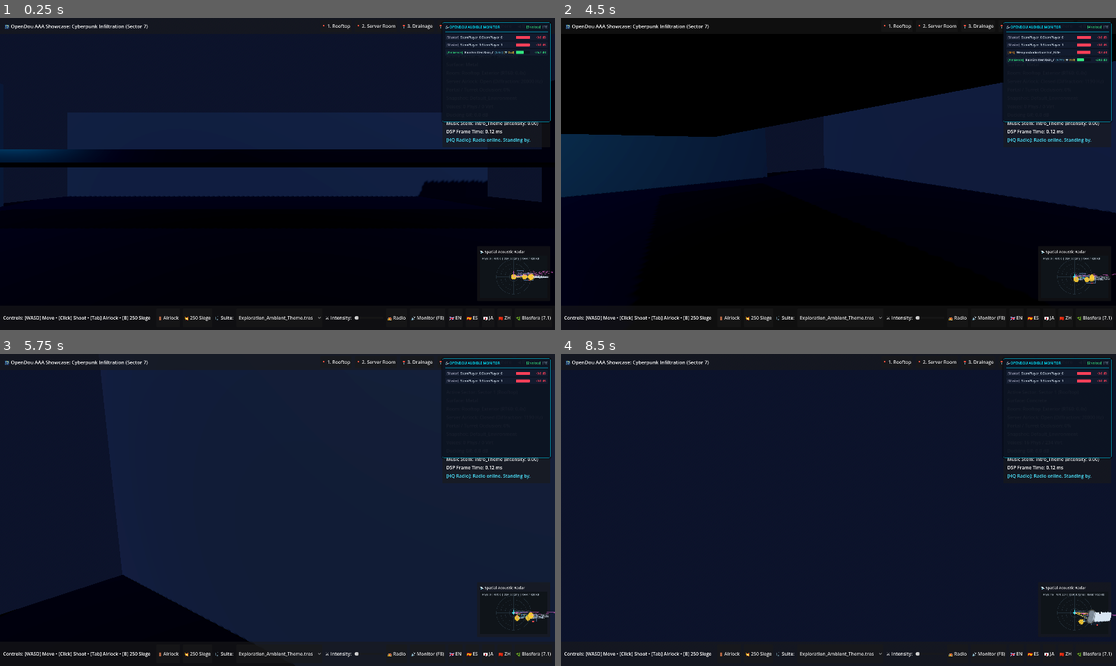
Above: before the commit, frames 1-4 (two rows, left to right).
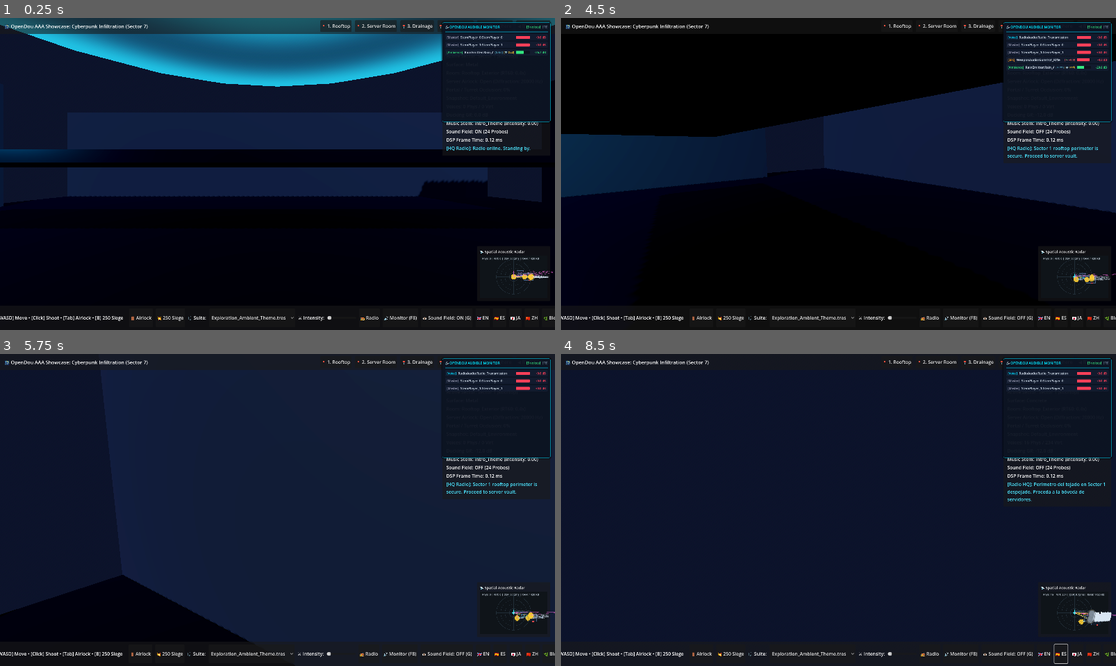
Above: after the commit, the same moments.

Repository: andinodev/opendou
Game: Godot game, scene res://scenes/demos/07_cyberpunk_infiltration/demo_cyberpunk_infiltration.tscn
Two runs of this game, one before a commit and one after it. Both use one fixed random seed, a clock stepped at 60 frames per second and the inputs below. This scene is started directly instead of the project's main scene.
Inputs (mouse positions are in pixels of both pictures, inside the frame that each line leads up to):
- Up to frame 1 (0.25 s): no input
- Up to frame 2 (4.5 s): click (1005, 317) at 0.5 s, where only the run after the commit has a clickable "👁️ Sound Field: ON (G)"; click (1005, 317) at 1.25 s, where only the run after the commit has a clickable "👁️ Sound Field: OFF (G)"; move the mouse to (960, 158) at 2.02 s; hold D 2.03-2.78 s; tap G at 2.1, 2.85, 3.8 s; click (960, 158) at 2.17 s; move the mouse to (810, 174) at 2.77 s; hold W from 2.78 s (still down); move the mouse to (849, 167) at 3.52 s; tap Tab at 3.6 s; move the mouse to (832, 180) at 4.27 s; tap Space at 4.35 s; click (832, 180) at 4.42 s
- Up to frame 3 (5.75 s): keep holding W; tap Enter (ui_accept) at 4.52, 5.27 s; tap G at 4.55, 5.3 s; move the mouse to (316, 513) at 5.02 s; tap F at 5.1 s
- Up to frame 4 (8.5 s): move the mouse to (794, 506) at 5.77 s; tap B at 5.85 s; tap Enter (ui_accept) at 6.02, 7.52, 8.27 s; tap G at 6.05, 6.6, 7.35, 8.3 s; move the mouse to (844, 510) at 6.52 s; click (844, 510) at 6.67 s; move the mouse to (816, 503) at 7.27 s; release W at 7.28 s; hold D 7.28-8.03 s; move the mouse to (866, 510) at 8.02 s; hold W from 8.03 s (still down); tap Tab at 8.1 s

The runs differ from the first frame. In frame 1, 13% of the frame differs, in the area x 0-100%, y 0-98%; in frame 2, 1.4%; in frame 3, 1.3%; in frame 4, 1.4%.

Commit message:
feat(demos): integrate OpenDouAcousticDebugger3D and tactical HUD toggle in Cyberpunk demo (Task 3 - TASK-048)

Diff:
--- a/scenes/demos/07_cyberpunk_infiltration/demo_cyberpunk_infiltration.gd
+++ b/scenes/demos/07_cyberpunk_infiltration/demo_cyberpunk_infiltration.gd
@@ -99,6 +99,7 @@
 @onready var btn_bombardment: Button = get_node_or_null("TacticalHUD/BottomBar/Margin/HBox/BtnBombardment")
 @onready var btn_radio: Button = get_node_or_null("TacticalHUD/BottomBar/Margin/HBox/BtnRadio")
 @onready var btn_toggle_monitor: Button = get_node_or_null("TacticalHUD/BottomBar/Margin/HBox/BtnToggleMonitor")
+@onready var btn_toggle_acoustics: Button = get_node_or_null("TacticalHUD/BottomBar/Margin/HBox/BtnToggleAcoustics") if get_node_or_null("TacticalHUD/BottomBar/Margin/HBox/BtnToggleAcoustics") else get_node_or_null("UI/ControlsPanel/Margin/HBox/BtnToggleAcoustics")
 @onready var slider_intensity: HSlider = get_node_or_null("TacticalHUD/BottomBar/Margin/HBox/SliderIntensity")
 @onready var btn_lang_en: Button = get_node_or_null("TacticalHUD/BottomBar/Margin/HBox/BtnLangEN")
 @onready var btn_lang_es: Button = get_node_or_null("TacticalHUD/BottomBar/Margin/HBox/BtnLangES")
@@ -106,6 +107,7 @@
 @onready var btn_lang_zh: Button = get_node_or_null("TacticalHUD/BottomBar/Margin/HBox/BtnLangZH")
 
 @onready var audible_monitor: Node = get_node_or_null("AudibleMonitor")
+@onready var acoustic_debugger: OpenDouAcousticDebugger3D = get_node_or_null("LevelGeometry/AcousticDebugger")
 
 @onready var lbl_sector: Label = get_node_or_null("TacticalHUD/HUDPanel/Margin/VBox/LblSector")
 @onready var lbl_surface: Label = get_node_or_null("TacticalHUD/HUDPanel/Margin/VBox/LblSurface")
@@ -118,6 +120,7 @@
 @onready var lbl_music: Label = get_node_or_null("TacticalHUD/HUDPanel/Margin/VBox/LblMusic")
 @onready var lbl_dsp: Label = get_node_or_null("TacticalHUD/HUDPanel/Margin/VBox/LblDSP")
 @onready var lbl_subtitles: Label = get_node_or_null("TacticalHUD/HUDPanel/Margin/VBox/LblSubtitles")
+@onready var lbl_sound_field: Label = get_node_or_null("TacticalHUD/HUDPanel/Margin/VBox/LblSoundField") if get_node_or_null("TacticalHUD/HUDPanel/Margin/VBox/LblSoundField") else get_node_or_null("UI/HUDPanel/Margin/VBox/LblSoundField")
 @onready var radar_view: Control = get_node_or_null("TacticalHUD/RadarContainer/Margin/RadarVBox/RadarView")
 
 func _init() -> void:
@@ -339,6 +342,8 @@
 				elif "visible" in audible_monitor:
 					audible_monitor.visible = not audible_monitor.visible
 		)
+	if btn_toggle_acoustics:
+		btn_toggle_acoustics.pressed.connect(_on_toggle_acoustics_pressed)
 	if slider_intensity:
 		slider_intensity.value_changed.connect(func(v: float): set_combat_intensity(v))
 
@@ -371,6 +376,18 @@
 			toggle_server_airlock()
 		elif event.keycode == KEY_B:
 			trigger_siege_bombardment()
+		elif event.keycode == KEY_G:
+			_on_toggle_acoustics_pressed()
+
+func _on_toggle_acoustics_pressed() -> void:
+	if not acoustic_debugger:
+		acoustic_debugger = get_node_or_null("LevelGeometry/AcousticDebugger")
+	if acoustic_debugger:
+		acoustic_debugger.toggle_debug()
+	if btn_toggle_acoustics:
+		var is_on = acoustic_debugger.enabled if acoustic_debugger else false
+		btn_toggle_acoustics.text = "👁️ Sound Field: %s (G)" % ("ON" if is_on else "OFF")
+	_update_hud()
 
 func _on_back_pressed() -> void:
 	Input.set_mouse_mode(Input.MOUSE_MODE_VISIBLE)
@@ -745,3 +762,8 @@
 		var phys = voice_pool.get_active_physical_count()
 		var virt = voice_pool.get_active_virtual_count(bombardment_instances)
 		lbl_voices.text = "Voices: %d Phys / %d Virt" % [phys, virt]
+
+	if lbl_sound_field:
+		var is_on = acoustic_debugger.enabled if acoustic_debugger else false
+		var ray_count = acoustic_debugger.probe_ray_count if acoustic_debugger else 24
+		lbl_sound_field.text = "Sound Field: %s (%d Probes)" % ["ON" if is_on else "OFF", ray_count]
--- a/scenes/demos/07_cyberpunk_infiltration/demo_cyberpunk_infiltration.tscn
+++ b/scenes/demos/07_cyberpunk_infiltration/demo_cyberpunk_infiltration.tscn
@@ -10,6 +10,7 @@
 [ext_resource type="Script" uid="uid://cii5tsut4w0mc" path="res://addons/opendou/nodes/opendou_reflector_3d.gd" id="8_refl"]
 [ext_resource type="Script" uid="uid://ctbxqaxaxju70" path="res://addons/opendou/nodes/opendou_music_player.gd" id="9_music"]
 [ext_resource type="Script" uid="uid://da047uvlnsfhn" path="res://addons/opendou/nodes/opendou_audible_monitor.gd" id="10_monitor"]
+[ext_resource type="Script" uid="uid://bjggbw8iy7l6s" path="res://addons/opendou/nodes/opendou_acoustic_debugger_3d.gd" id="11_debugger"]
 
 [sub_resource type="ProceduralSkyMaterial" id="ProceduralSkyMaterial_sky"]
 sky_top_color = Color(0.04, 0.05, 0.12, 1)
@@ -147,7 +148,7 @@
 [node name="RooftopRoom" type="Area3D" parent="LevelGeometry/Sector1_Rooftop" unique_id=118274910]
 script = ExtResource("6_room")
 room_name = &"Rooftop_Exterior"
-floor_surface = &"Metal"
+floor_surface = &"Mud"
 calculated_rt60 = 9.793390945995817
 
 [node name="RoomShape" type="CollisionShape3D" parent="LevelGeometry/Sector1_Rooftop/RooftopRoom" unique_id=118274911]
@@ -221,8 +222,8 @@
 [node name="ServerRoomArea" type="Area3D" parent="LevelGeometry/Sector2_ServerRoom" unique_id=198274910]
 script = ExtResource("6_room")
 room_name = &"Server_Room"
+material_preset = "Metal"
 floor_surface = &"Metal"
-material_preset = "Wood"
 absorption_coefficient = 0.56
 calculated_rt60 = 2.07741935483871
 
@@ -467,8 +468,8 @@
 transform = Transform3D(1, 0, 0, 0, 1, 0, 0, 0, 1, 80, 0, 0)
 script = ExtResource("6_room")
 room_name = &"Biosphere_Sanctuary"
-floor_surface = &"Foliage"
-material_preset = "Curtains"
+material_preset = "Metal"
+floor_surface = &"Metal"
 calculated_rt60 = 0.8944444444444444
 
 [node name="RoomShape" type="CollisionShape3D" parent="LevelGeometry/Sector5_Biosphere/BiosphereRoom" unique_id=310100018]
@@ -512,7 +513,6 @@
 script = ExtResource("4_p3d")
 event_name = &"Bird_Chirp"
 synth_preset = "Bird_Chirp"
-bus_category = "SFX"
 
 [node name="Thunder_LFE" type="AudioStreamPlayer3D" parent="LevelGeometry/Sector5_Biosphere" unique_id=310100004]
 transform = Transform3D(1, 0, 0, 0, 1, 0, 0, 0, 1, 80, -0.5, 0)
@@ -523,7 +523,6 @@
 script = ExtResource("4_p3d")
 event_name = &"Thunder_Rumble"
 synth_preset = "Thunder_Rumble"
-bus_category = "SFX"
 
 [node name="Cicada_SL" type="AudioStreamPlayer3D" parent="LevelGeometry/Sector5_Biosphere" unique_id=310100005]
 transform = Transform3D(1, 0, 0, 0, 1, 0, 0, 0, 1, 71, 1.5, 0)
@@ -578,7 +577,14 @@
 script = ExtResource("4_p3d")
 event_name = &"Cyber_Hornet"
 synth_preset = "Cyber_Hornet"
-bus_category = "SFX"
+
+[node name="AcousticDebugger" type="Node3D" parent="LevelGeometry" unique_id=987654320]
+script = ExtResource("11_debugger")
+enabled = true
+probe_ray_count = 24
+show_unit_size_core = true
+show_occlusion_rays = true
+show_sound_field_mesh = true
 
 [node name="ChaosEmittersParent" type="Node3D" parent="LevelGeometry" unique_id=943152636]
 visible = false
@@ -612,20 +618,24 @@
 script = ExtResource("5_pglob")
 event_name = &"Footstep"
 switch_group = &"Surface"
+synth_preset = "None"
 
 [node name="WeaponAudio" type="AudioStreamPlayer" parent="Player" unique_id=1771967483]
 script = ExtResource("5_pglob")
 event_name = &"Gunshot_Rifle"
+synth_preset = "None"
 
 [node name="RadioAudio" type="AudioStreamPlayer" parent="Player" unique_id=1780149803]
 script = ExtResource("5_pglob")
 event_name = &"Radio_Transmission"
 bus_category = "Voice"
+synth_preset = "None"
 
 [node name="MusicAudio" type="AudioStreamPlayer" parent="Player" unique_id=259454720]
 volume_db = -23.146
 script = ExtResource("5_pglob")
 bus_category = "Music"
+synth_preset = "None"
 
 [node name="MusicPlayer" type="Node" parent="Player" unique_id=259454721]
 script = ExtResource("9_music")
@@ -747,6 +757,10 @@
 [node name="LblMusic" type="Label" parent="TacticalHUD/HUDPanel/Margin/VBox" unique_id=410265608]
 layout_mode = 2
 text = "Music Stem: Stealth (Intensity: 0.00)"
+
+[node name="LblSoundField" type="Label" parent="TacticalHUD/HUDPanel/Margin/VBox" unique_id=987654324]
+layout_mode = 2
+text = "Sound Field: 24 Probes (ON)"
 
 [node name="LblDSP" type="Label" parent="TacticalHUD/HUDPanel/Margin/VBox" unique_id=132943054]
 layout_mode = 2
@@ -863,6 +877,10 @@
 layout_mode = 2
 text = "🔊 Monitor (F8)"
 
+[node name="BtnToggleAcoustics" type="Button" parent="TacticalHUD/BottomBar/Margin/HBox" unique_id=987654323]
+layout_mode = 2
+text = "👁️ Sound Field: ON (G)"
+
 [node name="BtnLangEN" type="Button" parent="TacticalHUD/BottomBar/Margin/HBox" unique_id=1795084415]
 layout_mode = 2
 text = "🇬🇧 EN"
--- a/tests/test_cyberpunk_demo.gd
+++ b/tests/test_cyberpunk_demo.gd
@@ -351,6 +351,44 @@
 			if bee_node.position == init_pos:
 				failures.append("Test 9j Failed: OrbitingBeeEmitter position did not update after _process")
 
+	# Test 27: OpenDouAcousticDebugger3D node and Tactical HUD toggle button integration
+	var debug_node = instance.get_node_or_null("LevelGeometry/AcousticDebugger")
+	if not debug_node:
+		failures.append("Test 27a Failed: demo_cyberpunk_infiltration.tscn missing LevelGeometry/AcousticDebugger node")
+	elif not (debug_node is OpenDouAcousticDebugger3D):
+		failures.append("Test 27b Failed: AcousticDebugger node is not an instance of OpenDouAcousticDebugger3D")
+	else:
+		if debug_node.probe_ray_count != 24:
+			failures.append("Test 27c Failed: AcousticDebugger probe_ray_count expected 24, got %d" % debug_node.probe_ray_count)
+		if not debug_node.enabled:
+			failures.append("Test 27d Failed: AcousticDebugger enabled expected true by default")
+
+	var btn_acoustics = instance.get_node_or_null("TacticalHUD/BottomBar/Margin/HBox/BtnToggleAcoustics")
+	if not btn_acoustics:
+		btn_acoustics = instance.get_node_or_null("TacticalHUD/ControlsPanel/Margin/HBox/BtnToggleAcoustics")
+	if not btn_acoustics:
+		failures.append("Test 27e Failed: TacticalHUD missing BtnToggleAcoustics button")
+	else:
+		if not btn_acoustics.text.contains("Sound Field"):
+			failures.append("Test 27f Failed: BtnToggleAcoustics text expected to contain 'Sound Field', got '%s'" % btn_acoustics.text)
+
+	var lbl_sf = instance.get_node_or_null("TacticalHUD/HUDPanel/Margin/VBox/LblSoundField")
+	if not lbl_sf:
+		failures.append("Test 27g Failed: TacticalHUD missing LblSoundField label")
+
+	# Test toggle function in instance
+	if instance.has_method("_on_toggle_acoustics_pressed"):
+		var initial_state = instance.acoustic_debugger.enabled if instance.acoustic_debugger else true
+		instance._on_toggle_acoustics_pressed()
+		var new_state = instance.acoustic_debugger.enabled if instance.acoustic_debugger else false
+		if new_state == initial_state:
+			failures.append("Test 27h Failed: _on_toggle_acoustics_pressed did not toggle acoustic_debugger.enabled")
+		instance._on_toggle_acoustics_pressed()
+		if instance.acoustic_debugger and instance.acoustic_debugger.enabled != initial_state:
+			failures.append("Test 27i Failed: _on_toggle_acoustics_pressed second toggle did not restore enabled state")
+	else:
+		failures.append("Test 27j Failed: Scene instance missing _on_toggle_acoustics_pressed method")
+
 	demo.free()
 	instance.free()
 	return failures
Not shown: 11 places in scenes/demos/07_cyberpunk_infiltration/demo_cyberpunk_infiltration.tscn that only renumber resources
Not shown, changed: docs/tasks/completed.md
Not shown, changed: docs/tasks/current.md
